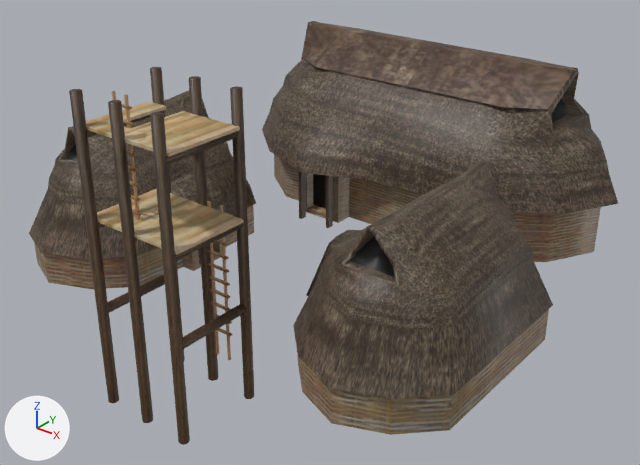
Before and after pictures for a commit that changed the COLLADA model art/meshes/structural/yayoi_jomon_village.dae.
Rendered twice from a camera (50 mm lens) standing at (34.8, -43.1, 28.8) and looking at (0.3, 0.0, 2.1). Arrows for +X, +Y and +Z are at lower left; the lights stay in place.

Names of what the first picture shows: 'jomon_village.001'.
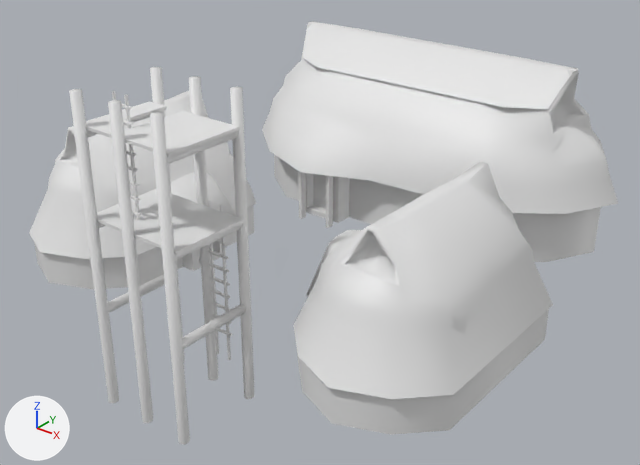
What changed in the scene script:
```text
Add mat_material_001:
    mat_material_001 = principled_material('Material.001')
    mat_material_001.base_color = (0.8, 0.8, 0.8)  # white #e7e7e7
Change me_cylinder_029:
    where me_cylinder_029.from_pydata(...)  # 1013 vertices, 1572 faces; spans x -17.3..17.3, y -16.4..20.0, z -4.3..15.3
    remove me_cylinder_029.materials.append(mat_material)  # picture img_yayoi_struct_png
    add me_cylinder_029.materials.append(mat_material_001)  # white #e7e7e7
```

Changed parts and their boxes (x1, y1, x2, y2) in the pictures (640 x 465 px):
'jomon_village.001', recoloured (brown to white)
    both: (29, 21, 618, 445)
